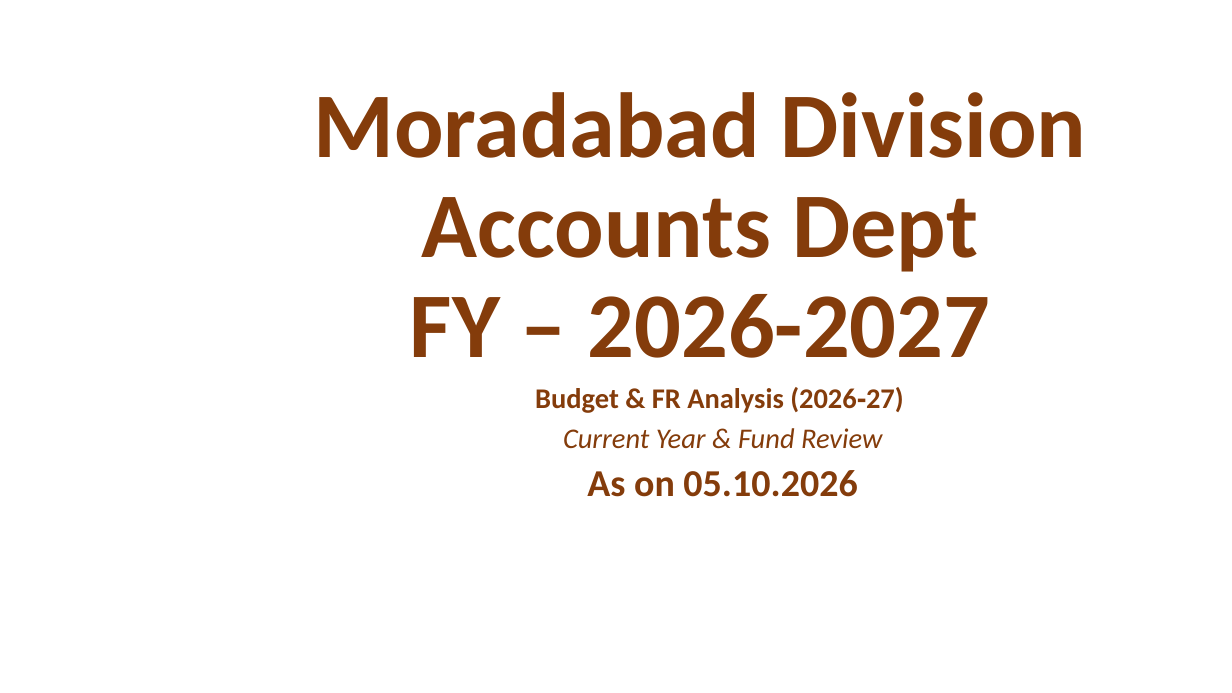
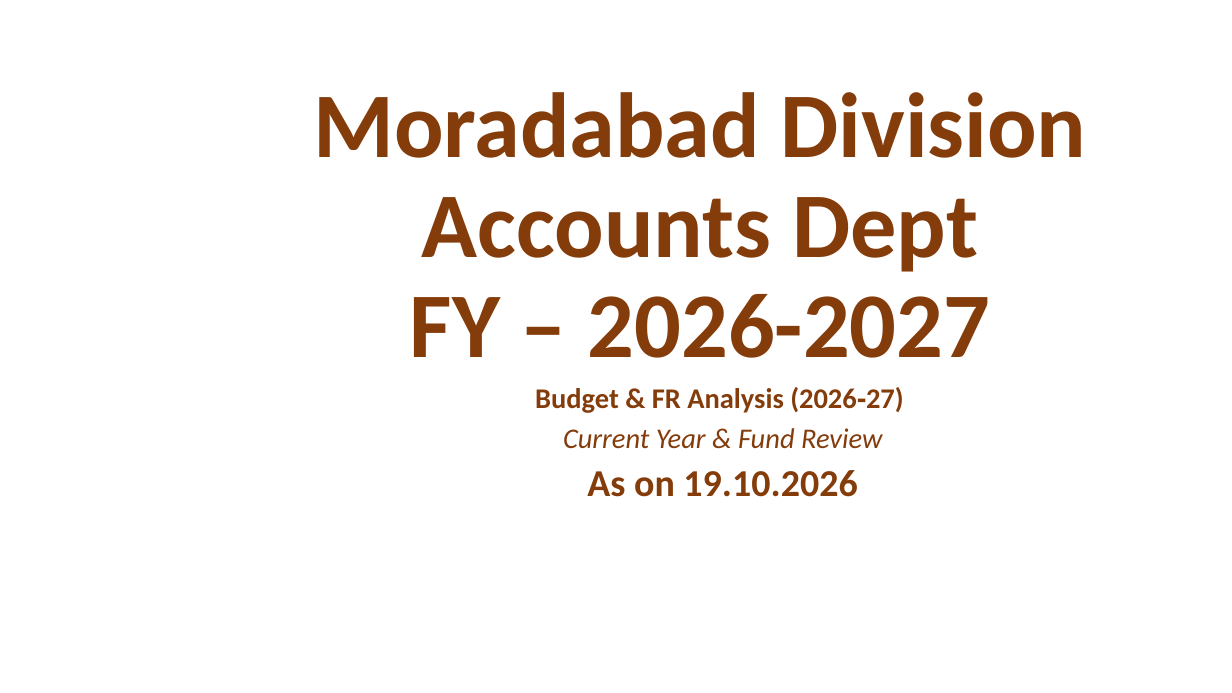
Before and after one commit to girishtiwari007/MB-BUDGET, a slide deck: slide 1 of exports/Moradabad_Division_DRM_PPT_With_Yearly_Comparison.pptx. Drawn at 1232x693 pixels with LibreOffice and Linux fonts; fonts in the diff are those of the drawing. Boxes give left, top, right and bottom in pixels: in the first picture for what was removed or moved away, otherwise in the second. Text is boxed around its words. In the diff, an @@ line names an element or a change of style, - is before the commit and + after.

```diff
--- a/exports/Moradabad_Division_DRM_PPT_With_Yearly_Comparison.pptx
+++ b/exports/Moradabad_Division_DRM_PPT_With_Yearly_Comparison.pptx
@@ subtitle at [587,470,857,497]: text changed @@
-As on 05.10.2026
+As on 19.10.2026
```
Also in this commit, not shown: 25 other files.
